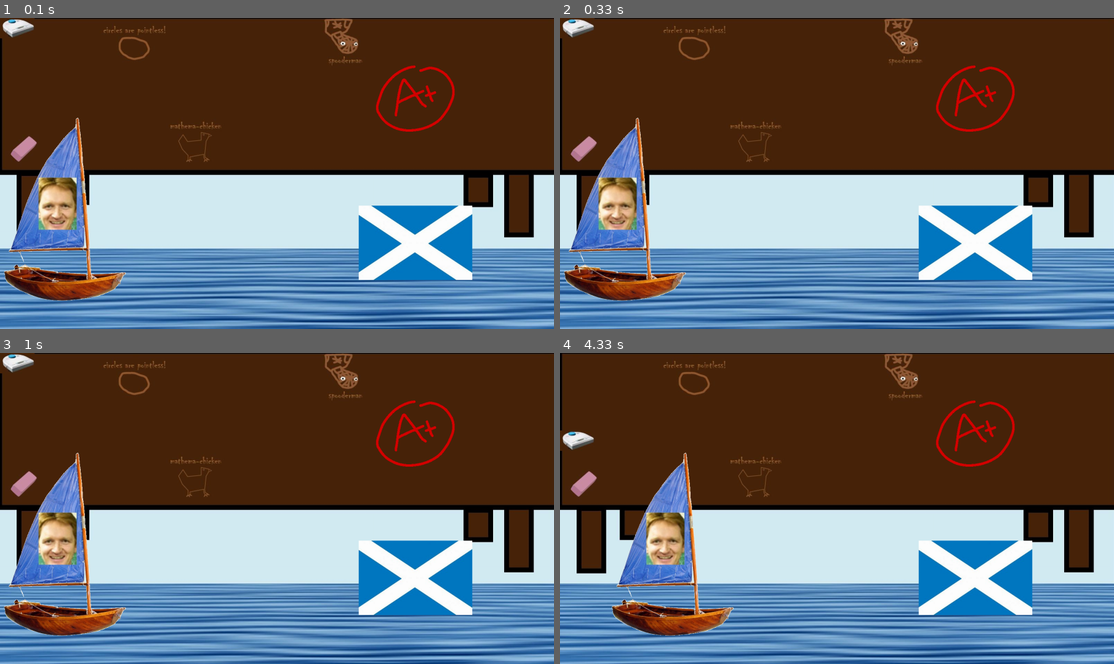
Above: before the commit, frames 1-4 (two rows, left to right).
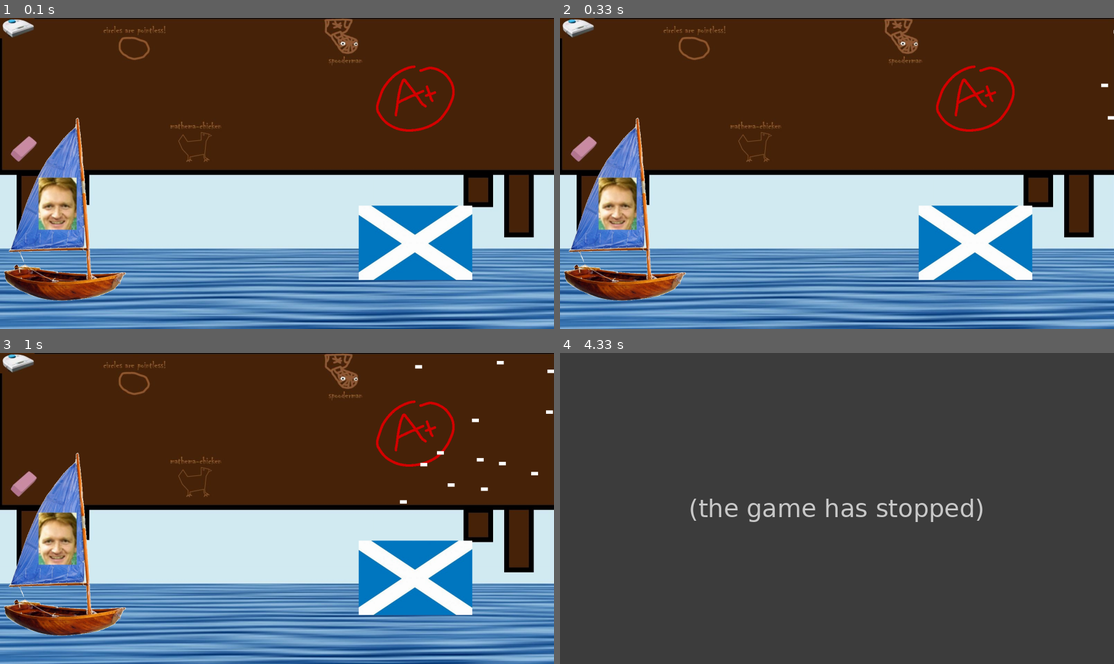
Above: after the commit, the same moments.

Repository: olincollege/GoGeddesGo
Game: pygame game, started from game.py
Same seed, same stepped clock (60 frames per second), same inputs: the game is played once before the commit and once after it.
Inputs:
- Up to frame 1 (0.1 s): no input
- Up to frame 2 (0.33 s): no input
- Up to frame 3 (1 s): no input
- Up to frame 4 (4.33 s): hold Down 2.4-2.87 s

Frame 1 is identical in both runs. In frame 2, less than 0.1% of the frame differs, in the area x 97-100%, y 3-33%; in frame 3, 0.2%; in frame 4, 100%, in the area x 0-100%, y 0-100%.
After the commit the program exited at 4.17 s; later frames show no game.

Commit message:
Style fixes

Diff:
--- a/controller.py
+++ b/controller.py
@@ -1,3 +1,6 @@
+"""
+controller module, contains the Controller class
+"""
 import pygame
 
 
@@ -30,3 +33,10 @@
             A dictionary of the pressed keys
         """
         return pygame.key.get_pressed()
+
+    def mouse(self):
+        """
+        Placeholder for futher enhancement
+        Intended to read mouse input
+        """
+        return
--- a/game.py
+++ b/game.py
@@ -1,50 +1,29 @@
+"""
+The main game file. Run this by typing `python3 game.py` to play our game.
+"""
+
 import pygame
-import random
-from abc import ABC, abstractmethod
 from model import Model
 from view import View
 from controller import Controller
-from pygame.locals import (
-    RLEACCEL,
-    K_UP,
-    K_DOWN,
-    K_LEFT,
-    K_RIGHT,
-    K_ESCAPE,
-    KEYDOWN,
-    QUIT,
-)
 
-pygame.init()
+
+pygame.init() # pylint: disable=no-member
 clock = pygame.time.Clock()
 model = Model()
 view = View(model)
 controller = Controller(model)
 
-ticks = 0
-running = True
+TICKS = 0
+RUNNING = True
 
-while running:
-    for event in pygame.event.get():
-        # Check for KEYDOWN event
-        if event.type == KEYDOWN:
-            # If the Esc key is pressed, then exit the main loop
-            if event.key == K_ESCAPE:
-                running = False
-        # Check for QUIT event. If QUIT, then set running to false.
-        elif event.type == QUIT:
-            running = False
-
+while RUNNING:
     view.draw_game()
-    status = model.update_model(controller.keyboard(), ticks)
-    if status == "W":
-        view.win_screen()
-        running = False
-    elif status == "L":
-        view.game_over()
-        running = False
+    STATUS = model.update_model(controller.keyboard(), TICKS)
+    if STATUS == "W":
+        RUNNING = False
+    elif STATUS == "L":
+        RUNNING = False
     # Updates game time
-    ticks += 1
+    TICKS += 1
     clock.tick(60)
-
-pygame.quit()
